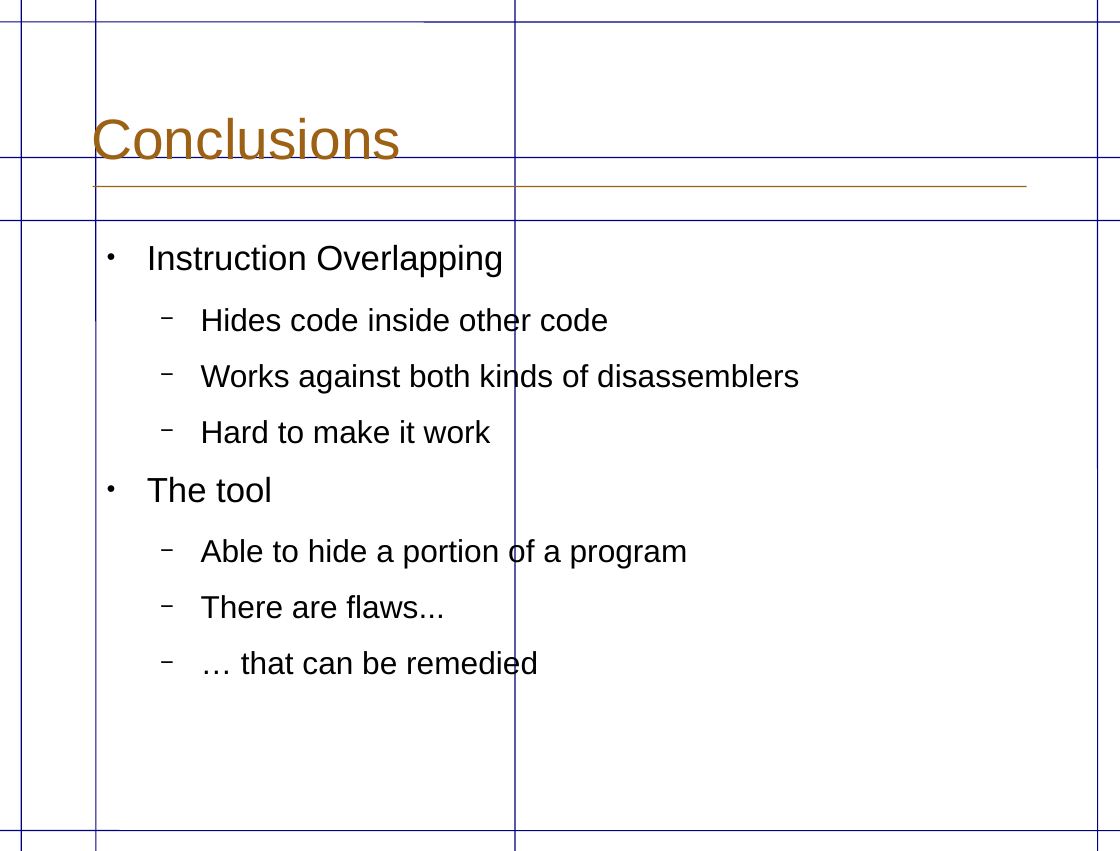
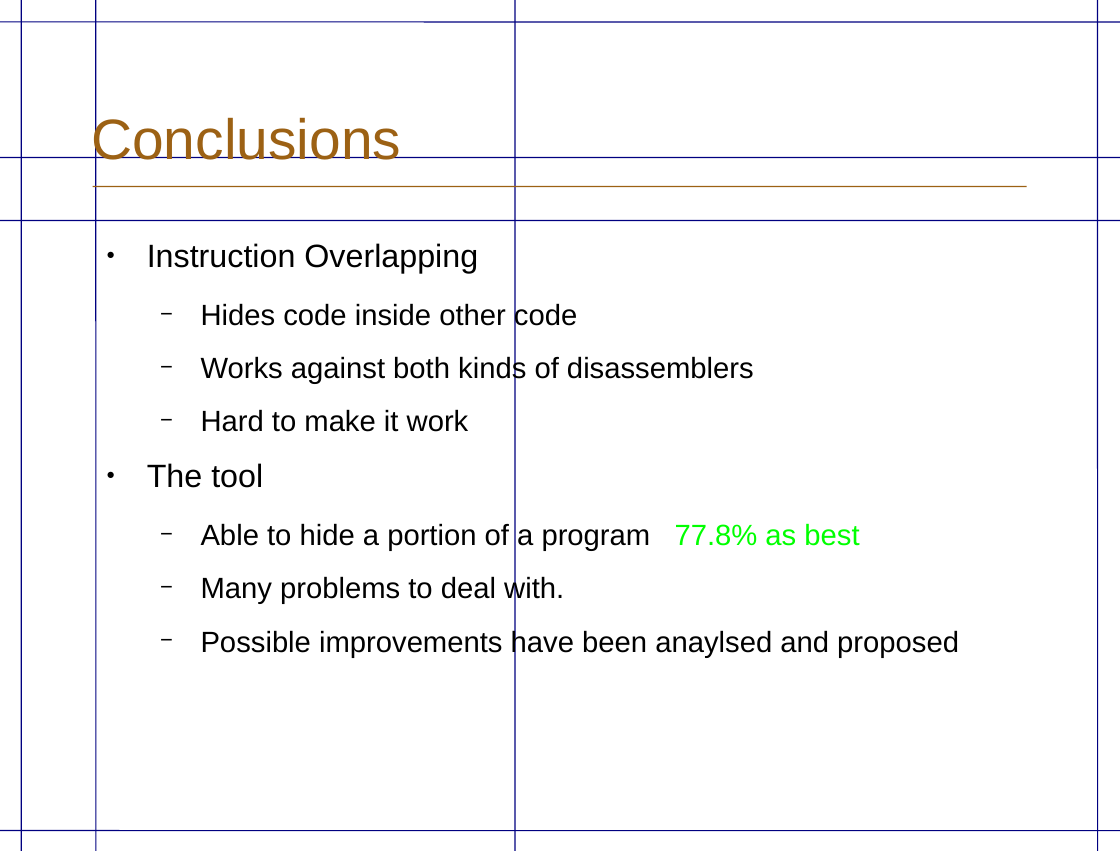
Before and after one commit to eriknylander/exjobb, a slide deck: slide 29 of Presentation/ExjobbPresentation _english.odp (slide 26 before the commit). Drawn at 1120x851 pixels with LibreOffice and Linux fonts; fonts in the diff are those of the drawing; background and template pictures are left out. Boxes give left, top, right and bottom in pixels: in the first picture for what was removed or moved away, otherwise in the second. Text is boxed around its words. In the diff, an @@ line names an element or a change of style, - is before the commit and + after.

```diff
--- a/Presentation/ExjobbPresentation _english.odp
+++ b/Presentation/ExjobbPresentation _english.odp
@@ text at bbox=[147, 243, 754, 488]: size 22 to 20.4 pt in "Instruction Overlapping", "The tool"; size 20 to 18.5 pt in "Hides code inside other code", "Works against both kinds of disassemblers", "Hard to make it work" @@
@@ text at bbox=[201, 523, 959, 658]: text changed; size 20 to 18.5 pt @@
-  − Able to hide a portion of a program
-  − There are flaws...
-  − … that can be remedied
+  − Able to hide a portion of a program 77.8% as best
+  − Many problems to deal with.
+  − Possible improvements have been anaylsed and proposed
```
Also in this commit, not shown: 10 other slides changed, 5 slides added, 2 slides removed, 2 other files.
